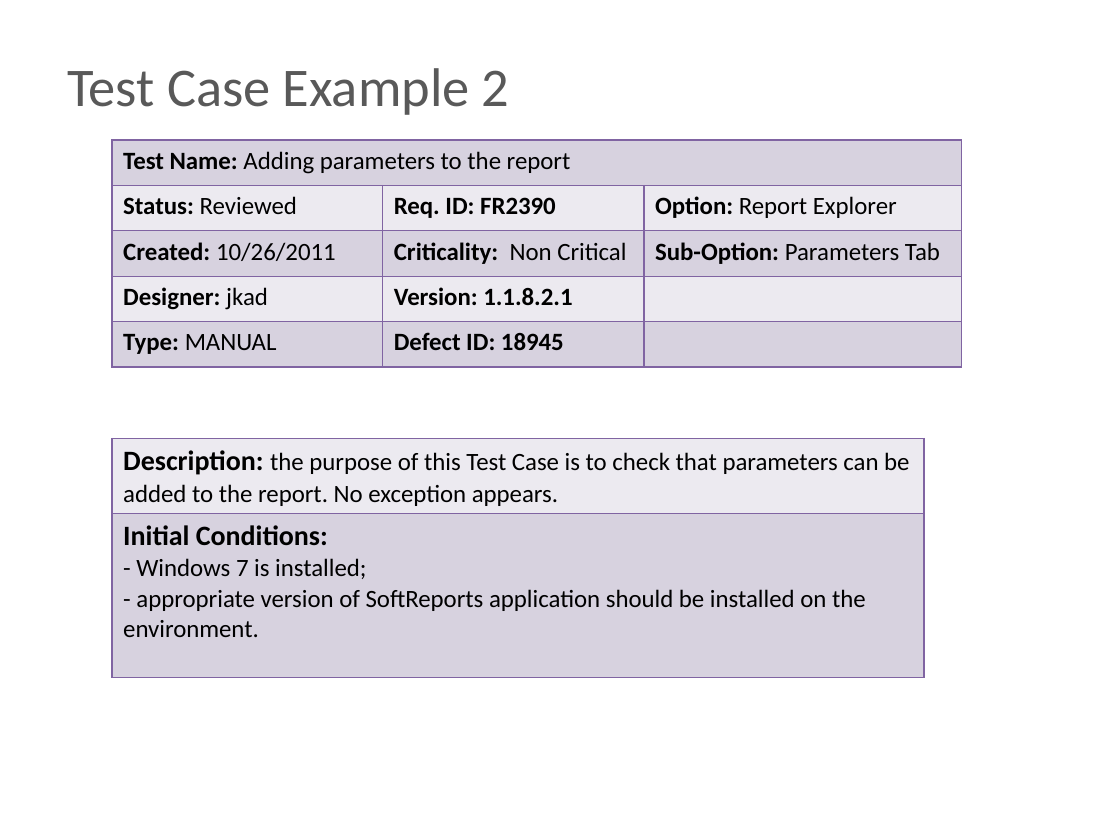
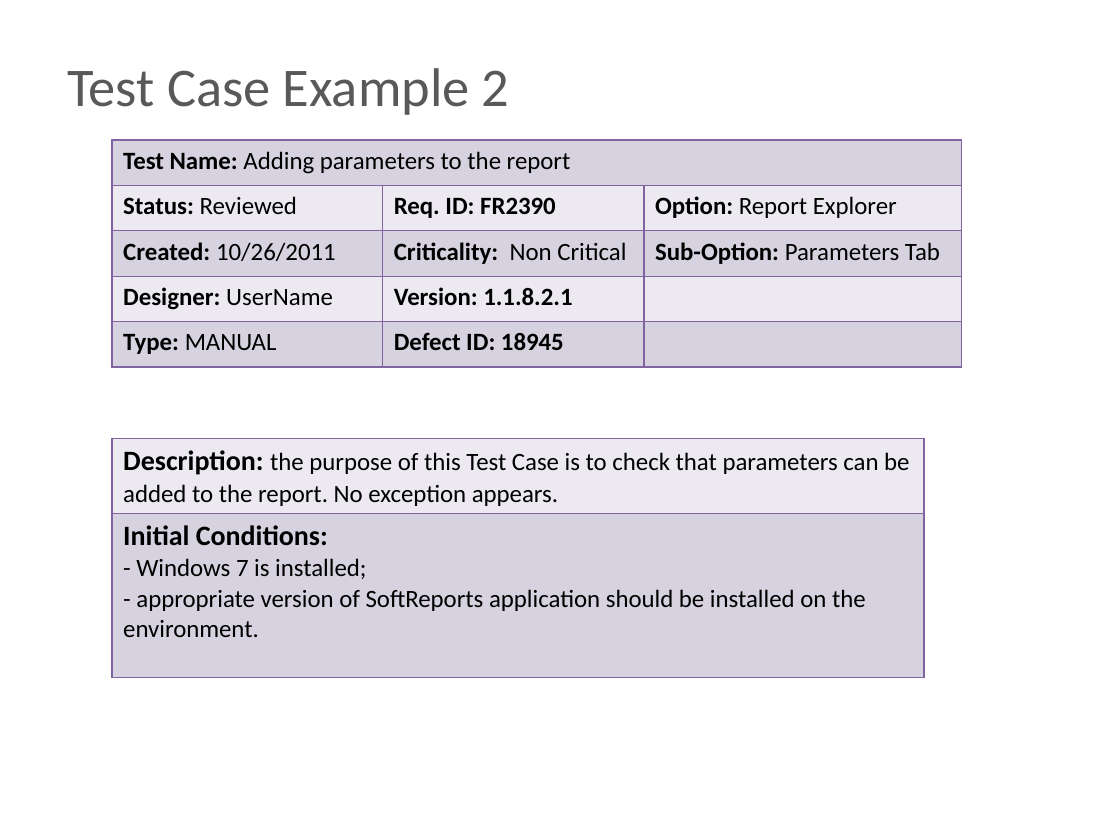
Before and after one commit to BigRacer/swtesting, a slide deck: slide 19 of 5.Test Cases/Artifacts of testing.pptx. Drawn at 1120x840 pixels with LibreOffice and Linux fonts; fonts in the diff are those of the drawing; background and template pictures are left out. Boxes give left, top, right and bottom in pixels: in the first picture for what was removed or moved away, otherwise in the second. Text is boxed around its words. In the diff, an @@ line names an element or a change of style, - is before the commit and + after.

```diff
--- a/5.Test Cases/Artifacts of testing.pptx
+++ b/5.Test Cases/Artifacts of testing.pptx
@@ table at box(112, 140, 961, 367) @@
-row 4, column 1: Designer: jkad
+row 4, column 1: Designer: UserName
```
Also in this commit, not shown: 6 other slides changed, 33 other files.
